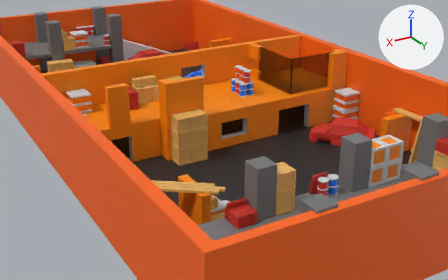
Two versions of the glTF model models/gltf/map2Finalglass.glb, one commit apart.
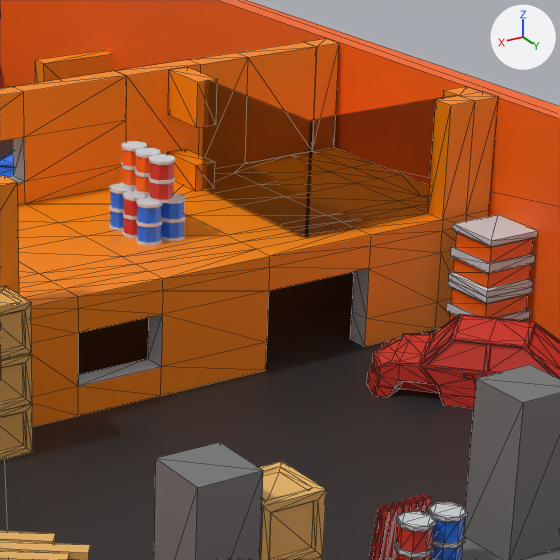
Each version appears first from a 50 mm camera at (28.31, 68.2, 24.17) aimed at (-3.61, 15.0, -2.43), and next in a close-up on the part from 44% to 82% of the width and 8% to 68% of the height. The axes (+X, +Y, +Z) are drawn at upper right. The lights are the same throughout. The close-ups show mesh edges as thin lines. Where no turn or scale is listed for an object, it has been applied to the vertices. Vertices at the same position are counted once.

Objects in the first close-up: 'Barrel.012', 'BigBox.001', 'BigBox.004', 'Box.049', 'Box.053', 'Cube.004', 'Cube.006', 'Plane', 'floors', 'obj.004', 'obj.009', 'room.001'.
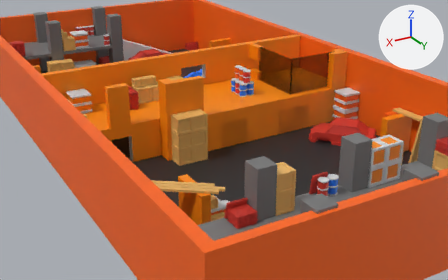
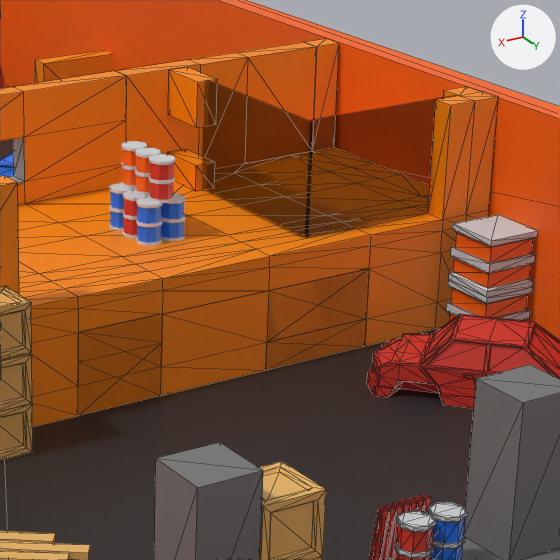
Commit message: Changed Map 3

The change, as a list of edits to the scene's bpy script:
```text
Change me_cube_032:
    used by ob_room_001; location = (8.25, 11.49, -2.23)
    remove me_cube_032.from_pydata(...)  # 530 vertices, 1076 faces; spans x -26.8..5.2, y -4.0..5.6, z 0.0..8.0
    add me_cube_032.from_pydata(...)  # 550 vertices, 1134 faces; spans x -26.8..5.2, y -4.0..5.6, z 0.0..8.0
    me_cube_032 part 1
    20 faces are deleted
    8 new vertices lie (0.0, 0.0, 1.8) away from vertices in x -13.4..-10.3, y 4.8..5.6, z 0.0..1.0
    6 new vertices lie (-4.1, 0.0, 0.0) away from vertices in x -17.6, y 4.8..5.6, z 0.0..2.8
    6 new vertices lie (-4.2, 0.0, 0.0) away from vertices in x -13.4, y 4.8..5.6, z 0.0..2.8
    74 new faces join them, mat_1_001 (orange #ff8c00)
    4 new faces join them, mat_2_004 (light grey #d3d6d9)
```

Changed parts and their boxes (x1, y1, x2, y2) in the close-ups (560 x 560 px):
part 1 of me_cube_032, built on: before (78, 291, 269, 416); after (78, 269, 369, 416)
